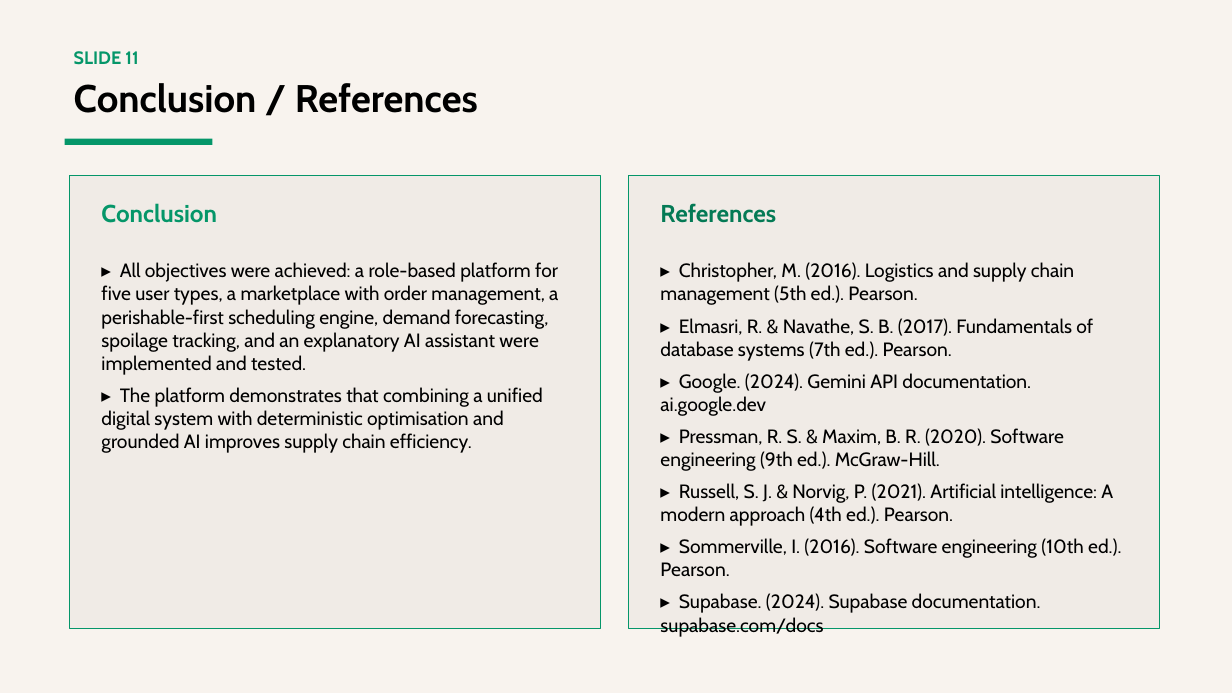
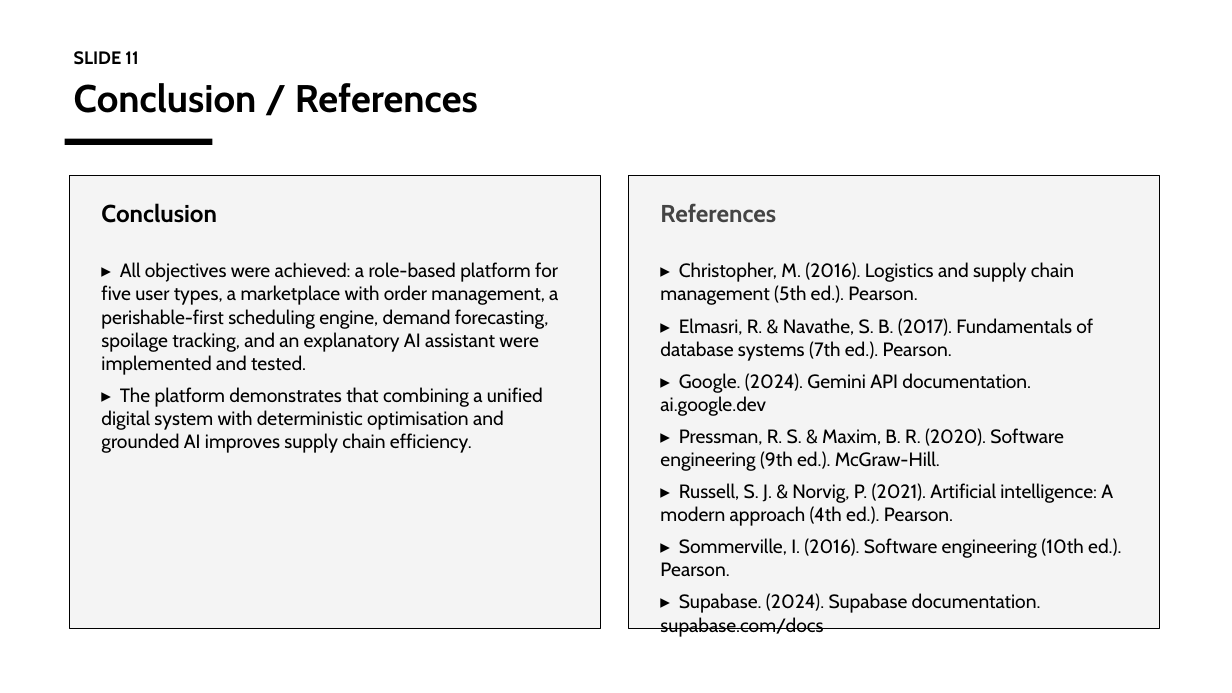
Before and after one commit to charlesfame33-web/IDS, a slide deck: slide 11 of AgriFlow_AI_Defence_Slides.pptx. Drawn at 1232x693 pixels with LibreOffice and Linux fonts; fonts in the diff are those of the drawing. Boxes give left, top, right and bottom in pixels: in the first picture for what was removed or moved away, otherwise in the second. Text is boxed around its words. In the diff, an @@ line names an element or a change of style, - is before the commit and + after.

Commit message:
Revert "feat: agriflow screenshots, plain + illustrated report and slides (warm cream/green theme)"
This reverts commit b0fa636db4dd0aa6fc2c715cab9d3381859b68fb.

```diff
--- a/AgriFlow_AI_Defence_Slides.pptx
+++ b/AgriFlow_AI_Defence_Slides.pptx
@@ background #F8F3EE to #FFFFFF @@
@@ text "SLIDE 11" at (74, 51, 138, 65): text colour #059669 to #000000 @@
@@ rectangle at (65, 139, 213, 145): fill #059669 to #000000 @@
@@ rectangle at (69, 176, 601, 628): fill #F0EBE6 to #F4F4F4; outline #059669 1 pt to #000000 1 pt @@
@@ rectangle at (628, 176, 1160, 628): fill #F0EBE6 to #F4F4F4; outline #059669 1 pt to #000000 1 pt @@
@@ text "Conclusion" at (101, 203, 217, 223): text colour #059669 to #000000 @@
@@ text "References" at (660, 203, 776, 222): text colour #047A55 to #444444 @@
```
Also in this commit, not shown: 11 other slides changed, 20 other files.
